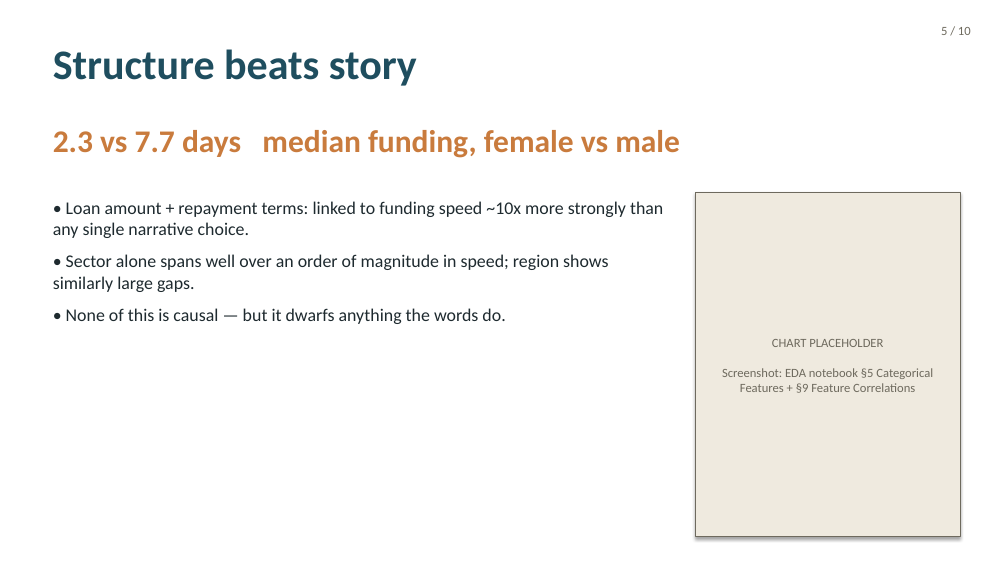
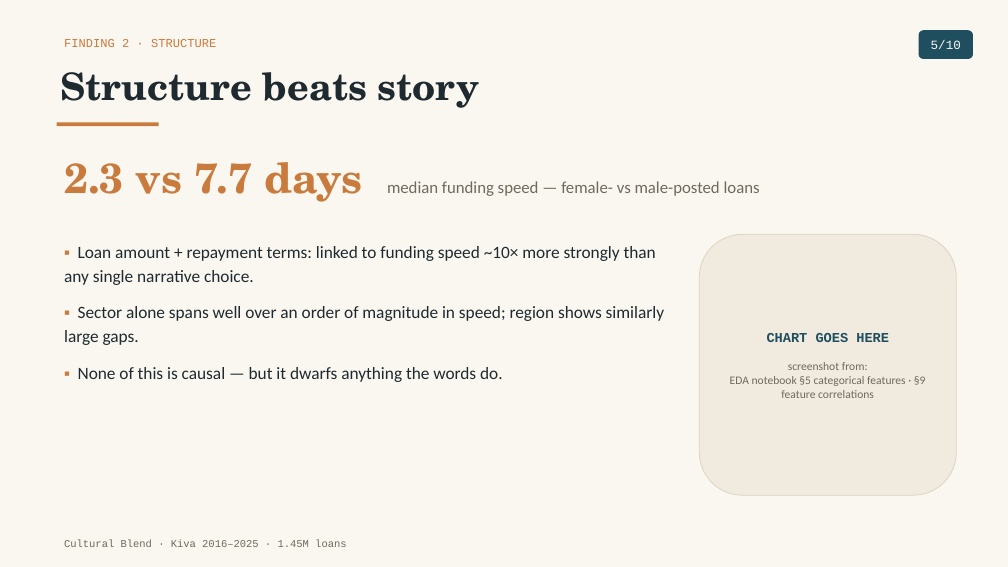
Before and after one commit to tuannm3812/unsw-ma-hackathon-2026, a slide deck: slide 5 of docs/presentation/slides_draft.pptx. Drawn at 1008x567 pixels with LibreOffice and Linux fonts; fonts in the diff are those of the drawing. Boxes give left, top, right and bottom in pixels: in the first picture for what was removed or moved away, otherwise in the second. Text is boxed around its words. In the diff, an @@ line names an element or a change of style, - is before the commit and + after.

```diff
--- a/docs/presentation/slides_draft.pptx
+++ b/docs/presentation/slides_draft.pptx
@@ background #FFFFFF to #FAF7F0 @@
@@ text "Structure beats story": place and size @@
-text "Structure beats story" at box(53, 49, 417, 86)
+text "Structure beats story" at box(60, 72, 479, 108)
@@ text "Structure beats story" at box(60, 72, 479, 108): size 40 to 36 pt, font Calibri to TeX Gyre Schola, text colour #1F4E5F to #1E2A2F @@
@@ text added at box(64, 39, 216, 47), 11.5 pt, text #C97B3D @@
+FINDING 2 · STRUCTURE
@@ rounded rectangle "5/10": place and size @@
-rounded rectangle "5/10" at box(941, 27, 971, 35)
+rounded rectangle "5/10" at box(919, 30, 973, 59)
@@ rounded rectangle "5/10" at box(919, 30, 973, 59): vertical alignment top to middle; fill none to #1F4E5F @@
@@ text in rounded rectangle at box(931, 40, 961, 49): text changed; font Calibri to Courier New; text colour #6E6A5E to #FAF7F0 @@
-5 / 10
+5/10
@@ rectangle added at box(57, 123, 159, 126), fill #C97B3D @@
@@ text at box(64, 162, 760, 202): text changed; size 30 to 16 pt; text colour #C97B3D to #6E6A5E; bold off @@
-2.3 vs 7.7 days median funding, female vs male
+2.3 vs 7.7 days median funding speed — female- vs male-posted loans
@@ rounded rectangle "CHART GOES HERE": place and size @@
-rounded rectangle "CHART GOES HERE" at box(696, 193, 960, 537)
+rounded rectangle "CHART GOES HERE" at box(699, 234, 957, 495)
@@ rounded rectangle "CHART GOES HERE" at box(699, 234, 957, 495): rectangle to rounded rectangle; fill #EFEADF to #F1EBDF; outline #6E6A5E 0.75 pt to #DCD3C0 0.75 pt; shadow off @@
@@ text at box(64, 246, 664, 382): text changed; size 17 to 16.5 pt @@
-• Loan amount + repayment terms: linked to funding speed ~10x more strongly than any single narrative choice.
-• Sector alone spans well over an order of magnitude in speed; region shows similarly large gaps.
-• None of this is causal — but it dwarfs anything the words do.
+▪ Loan amount + repayment terms: linked to funding speed ~10× more strongly than any single narrative choice.
+▪ Sector alone spans well over an order of magnitude in speed; region shows similarly large gaps.
+▪ None of this is causal — but it dwarfs anything the words do.
@@ text in rounded rectangle at box(730, 333, 926, 398): text changed; size 12 to 11 pt @@
-CHART PLACEHOLDER
-Screenshot: EDA notebook §5 Categorical Features + §9 Feature Correlations
+CHART GOES HERE
+screenshot from:
+EDA notebook §5 categorical features · §9 feature correlations
@@ text added at box(64, 539, 346, 547), 10 pt, text #6E6A5E @@
+Cultural Blend · Kiva 2016–2025 · 1.45M loans
```
Also in this commit, not shown: 9 other slides changed.
